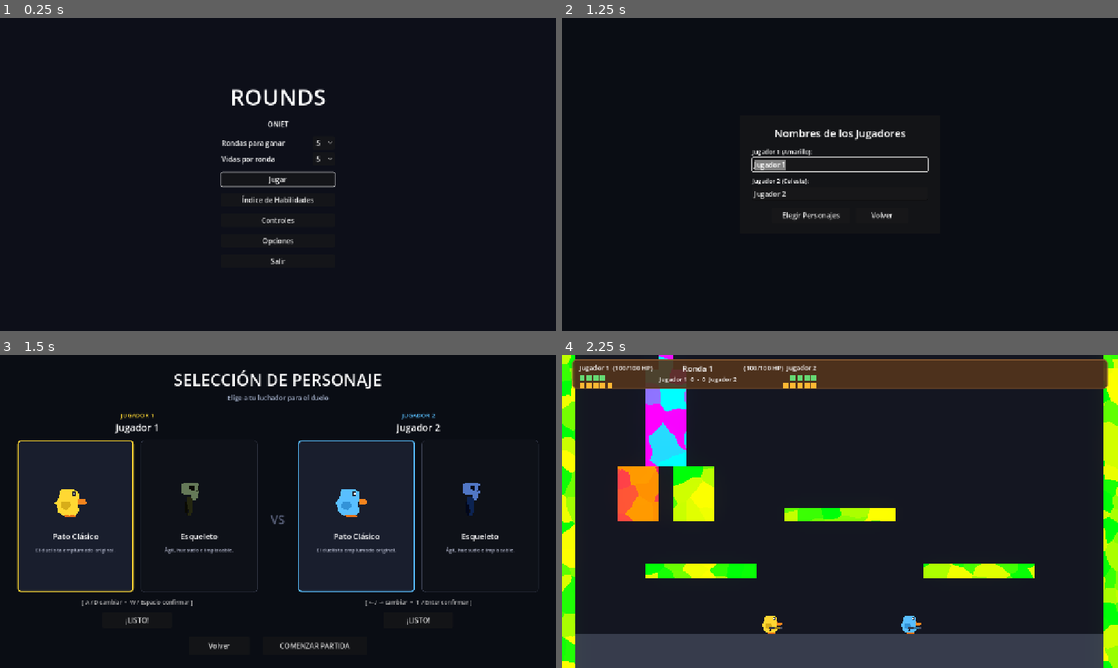
Above: before the commit, frames 1-4 (two rows, left to right).
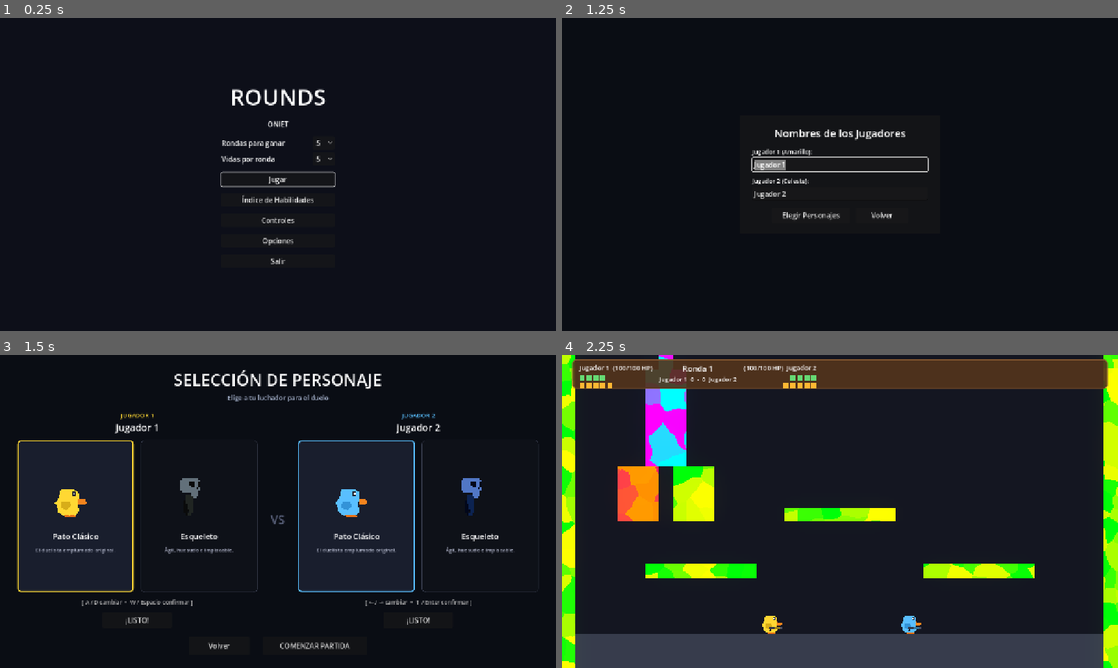
Above: after the commit, the same moments.

Repository: AdriR1ze/ONIET_Rounds
Game: Godot game, scene res://ui/main_menu.tscn
The game is run twice, just before and just after one commit, with the same random seed, the same clock (stepped at 60 frames per second) and the same inputs.
Inputs:
- Up to frame 1 (0.25 s): no input
- Up to frame 2 (1.25 s): click "Jugar" at 0.5 s
- Up to frame 3 (1.5 s): click "Elegir Personajes" at 1.25 s
- Up to frame 4 (2.25 s): click "COMENZAR PARTIDA" at 2 s

Frames 1-2 are identical in both runs. In frame 3, 0.3% of the frame differs, in the area x 32-87%, y 39-52%; in frame 4, nothing differs.

Commit message:
feat(visual): calibrar paleta amarilla suave y visible, y aumentar escala del esqueleto

Diff:
--- a/rounds/player/player.gd
+++ b/rounds/player/player.gd
@@ -128,9 +128,9 @@
 			var mat := ShaderMaterial.new()
 			mat.shader = preload("res://player/skeleton_palette.gdshader")
 			if player_number == 1:
-				mat.set_shader_parameter("color_highlight", Color(1.0, 1.0, 0.45, 1.0))
-				mat.set_shader_parameter("color_midtone", Color(1.0, 0.85, 0.20, 1.0))
-				mat.set_shader_parameter("color_shadow", Color(0.40, 0.30, 0.05, 1.0))
+				mat.set_shader_parameter("color_highlight", Color(0.97, 0.93, 0.62, 1.0))
+				mat.set_shader_parameter("color_midtone", Color(0.90, 0.82, 0.42, 1.0))
+				mat.set_shader_parameter("color_shadow", Color(0.40, 0.33, 0.16, 1.0))
 			else:
 				mat.set_shader_parameter("color_highlight", Color(0.80, 0.98, 1.0, 1.0))
 				mat.set_shader_parameter("color_midtone", Color(0.35, 0.78, 1.0, 1.0))
--- a/rounds/player/player.tscn
+++ b/rounds/player/player.tscn
@@ -336,8 +336,8 @@
 [node name="SkeletonSprite" type="AnimatedSprite2D" parent="Visual" unique_id=1982736451]
 visible = false
 texture_filter = 1
-position = Vector2(0, 6)
-scale = Vector2(1.6, 1.6)
+position = Vector2(0, 5)
+scale = Vector2(1.85, 1.85)
 sprite_frames = ExtResource("9_skel")
 animation = &"idle"
 
--- a/rounds/player/skeleton_palette.gdshader
+++ b/rounds/player/skeleton_palette.gdshader
@@ -1,9 +1,9 @@
 shader_type canvas_item;
 
 uniform bool enabled = true;
-uniform vec4 color_highlight : source_color = vec4(1.0, 0.98, 0.40, 1.0);
-uniform vec4 color_midtone : source_color = vec4(0.96, 0.80, 0.18, 1.0);
-uniform vec4 color_shadow : source_color = vec4(0.38, 0.28, 0.06, 1.0);
+uniform vec4 color_highlight : source_color = vec4(0.97, 0.93, 0.62, 1.0);
+uniform vec4 color_midtone : source_color = vec4(0.90, 0.82, 0.42, 1.0);
+uniform vec4 color_shadow : source_color = vec4(0.40, 0.33, 0.16, 1.0);
 
 void fragment() {
 	vec4 tex = texture(TEXTURE, UV);
--- a/rounds/ui/character_select.gd
+++ b/rounds/ui/character_select.gd
@@ -46,9 +46,9 @@
 		_p1_skel_sprite.modulate = Color.WHITE
 		var mat1 := ShaderMaterial.new()
 		mat1.shader = preload("res://player/skeleton_palette.gdshader")
-		mat1.set_shader_parameter("color_highlight", Color(1.0, 1.0, 0.45, 1.0))
-		mat1.set_shader_parameter("color_midtone", Color(1.0, 0.85, 0.20, 1.0))
-		mat1.set_shader_parameter("color_shadow", Color(0.40, 0.30, 0.05, 1.0))
+		mat1.set_shader_parameter("color_highlight", Color(0.97, 0.93, 0.62, 1.0))
+		mat1.set_shader_parameter("color_midtone", Color(0.90, 0.82, 0.42, 1.0))
+		mat1.set_shader_parameter("color_shadow", Color(0.40, 0.33, 0.16, 1.0))
 		_p1_skel_sprite.material = mat1
 		_p1_skel_sprite.play("walk")
 	if _p2_skel_sprite != null:
--- a/rounds/ui/character_select.tscn
+++ b/rounds/ui/character_select.tscn
@@ -186,8 +186,8 @@
 
 [node name="SkelSpriteP1" type="AnimatedSprite2D" parent="Margin/VBox/PanelJugadores/P1Container/Cards/CardEsqueleto/VBox/PreviewBox"]
 texture_filter = 1
-position = Vector2(115, 60)
-scale = Vector2(3.6, 3.6)
+position = Vector2(115, 58)
+scale = Vector2(4.2, 4.2)
 sprite_frames = ExtResource("2_skel")
 animation = &"walk"
 frame_progress = 0.5
@@ -330,8 +330,8 @@
 
 [node name="SkelSpriteP2" type="AnimatedSprite2D" parent="Margin/VBox/PanelJugadores/P2Container/Cards/CardEsqueleto/VBox/PreviewBox"]
 texture_filter = 1
-position = Vector2(115, 60)
-scale = Vector2(3.6, 3.6)
+position = Vector2(115, 58)
+scale = Vector2(4.2, 4.2)
 sprite_frames = ExtResource("2_skel")
 animation = &"walk"
 frame_progress = 0.5
